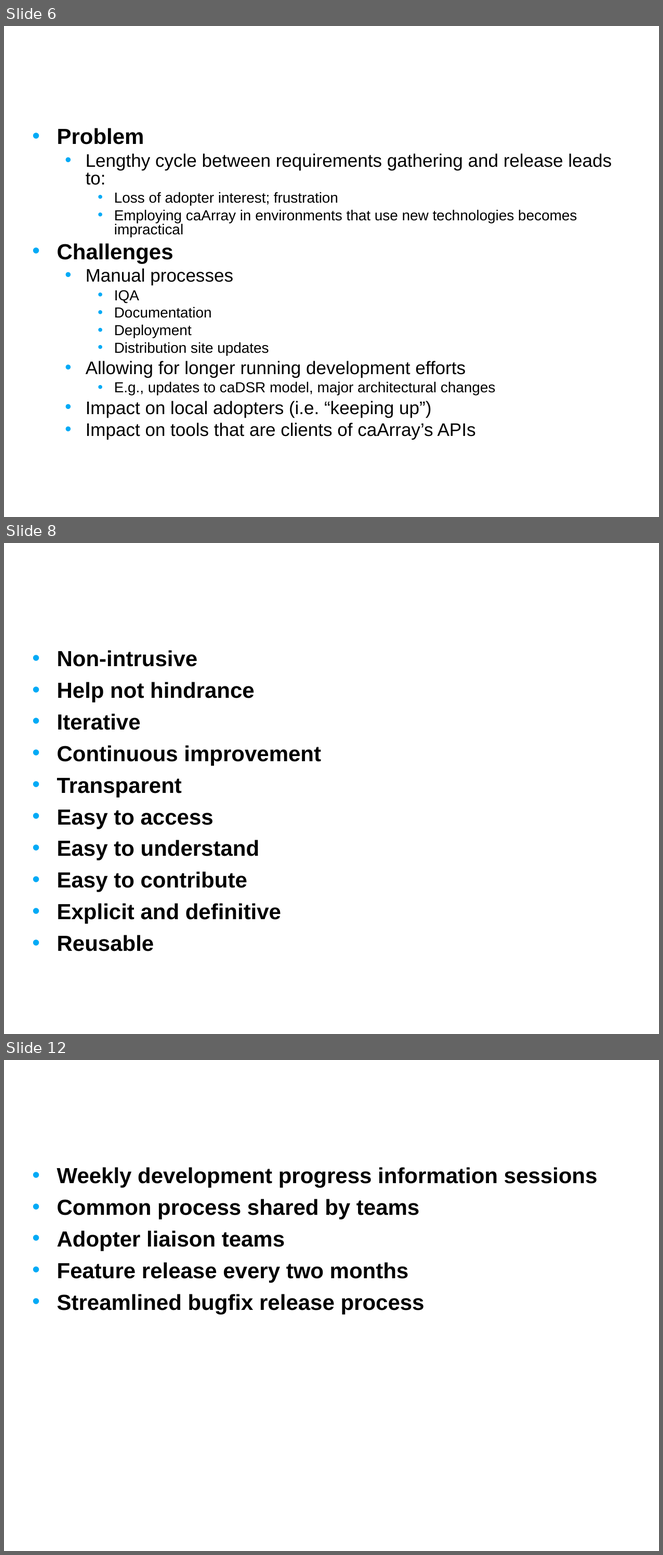
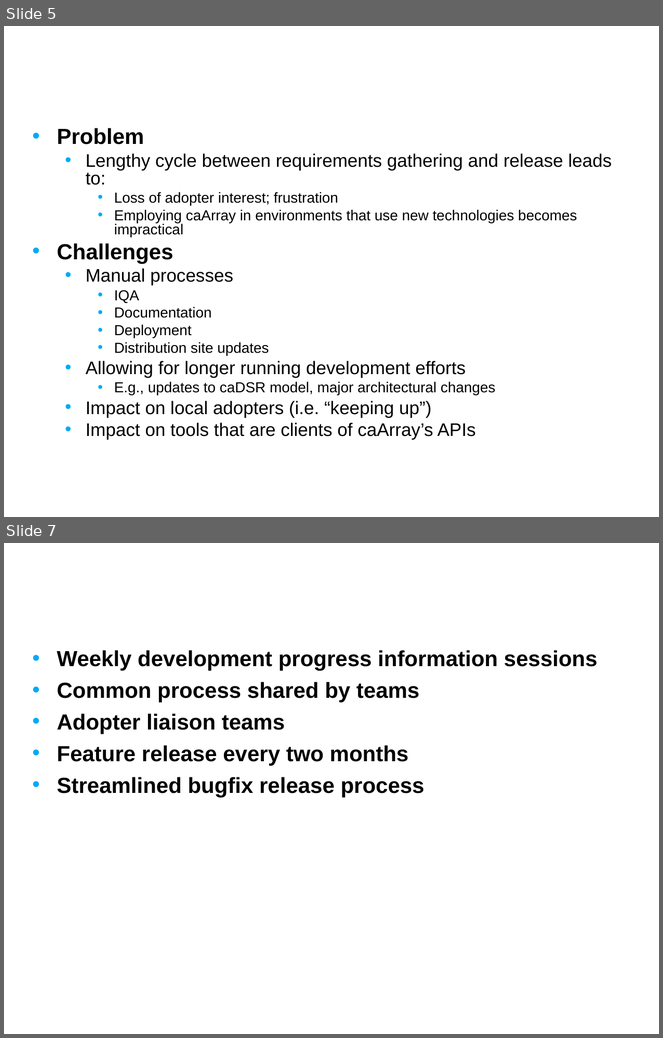
Before and after one commit to NCIP/caarray-docs, a slide deck: environment/references/process_improvement_proposal.ppt. Shown one above the other, each under a label of ours: slides 6, 8 and 12 before the commit, slides 5 and 7 after it; the slides between them are not shown. The pictures are 663x1555 and 663x1038 pixels, drawn with LibreOffice and Linux fonts; fonts in the diff are those of the drawing; background and template pictures are left out. Boxes give left, top, right and bottom in pixels: in the first picture for what was removed or moved away, otherwise in the second. Text is boxed around its words. In the diff, an @@ line names an element or a change of style, - is before the commit and + after.

Commit message:
Split out and revised process governance approach

```diff
--- a/environment/references/process_improvement_proposal.ppt
+++ b/environment/references/process_improvement_proposal.ppt
@@ slide 8 removed at (4, 543, 659, 1034), background picture (left out) @@
@@ title removed at (26, 543, 517, 619) @@
-Process Governance Goals
@@ text removed at (57, 650, 321, 952) @@
-• Non-intrusive
-• Help not hindrance
-• Iterative
-• Continuous improvement
-• Transparent
-• Easy to access
-• Easy to understand
-• Easy to contribute
-• Explicit and definitive
-• Reusable
@@ what was slide 6 is now slide 5 @@
@@ what was slide 12 is now slide 7 @@
```
Also in this commit, not shown: 2 slides changed, 4 other slides removed, 1 other file.
